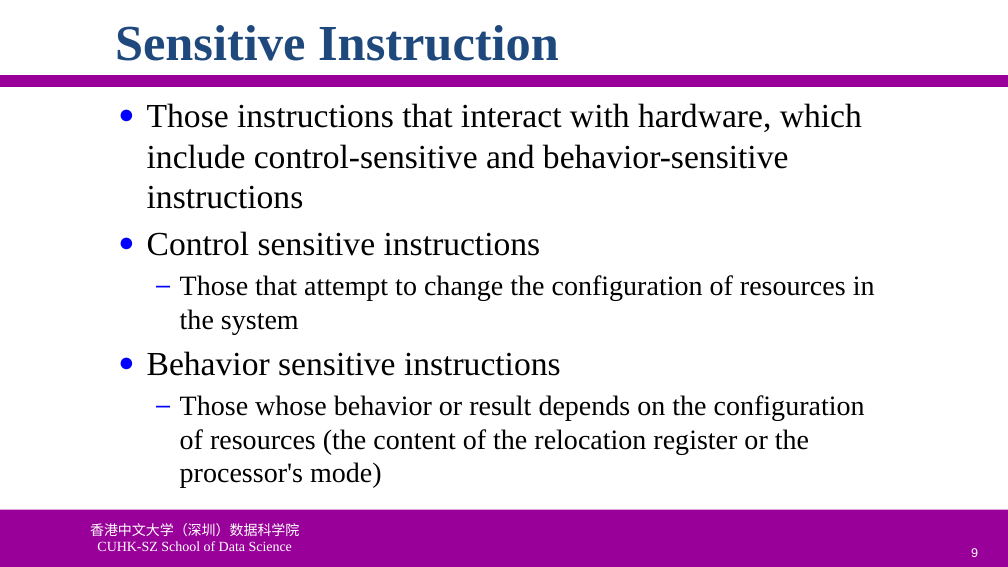
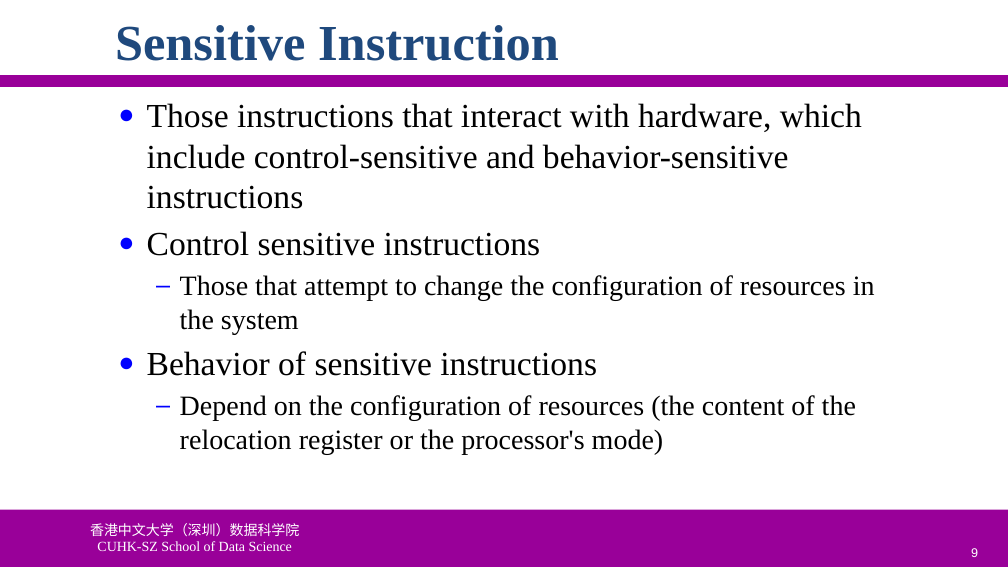
Before and after one commit to ychung1103/ychung1103.github.io, a slide deck: slide 9 of Slides/CSC6103/VT-03 CPU Virtualization.pptx. Drawn at 1008x567 pixels with LibreOffice and Linux fonts; fonts in the diff are those of the drawing; background and template pictures are left out. Boxes give left, top, right and bottom in pixels: in the first picture for what was removed or moved away, otherwise in the second. Text is boxed around its words. In the diff, an @@ line names an element or a change of style, - is before the commit and + after.

```diff
--- a/Slides/CSC6103/VT-03 CPU Virtualization.pptx
+++ b/Slides/CSC6103/VT-03 CPU Virtualization.pptx
@@ text at (147, 351, 856, 454): text changed @@
-● Behavior sensitive instructions
-  – Those whose behavior or result depends on the configuration of resources (the content of the relocation register or the processor's mode)
+● Behavior of sensitive instructions
+  – Depend on the configuration of resources (the content of the relocation register or the processor's mode)
```
Also in this commit, not shown: 11 other slides changed, 2 other files.
